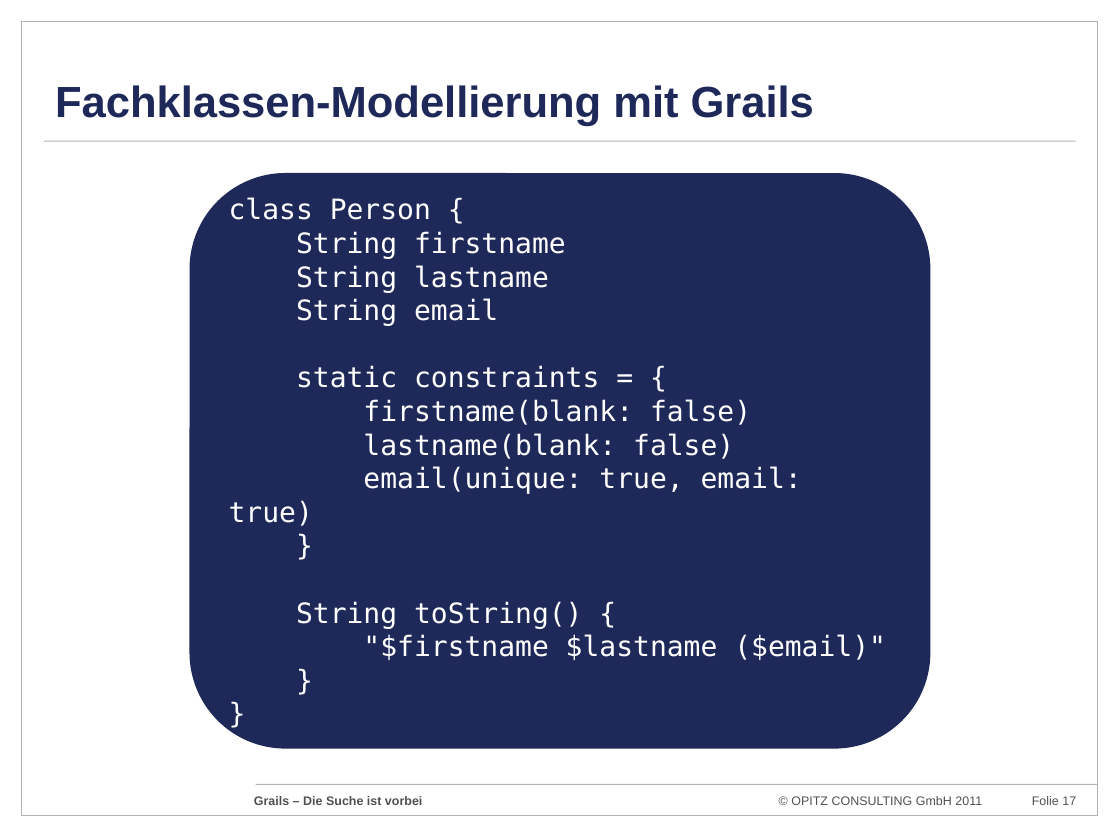
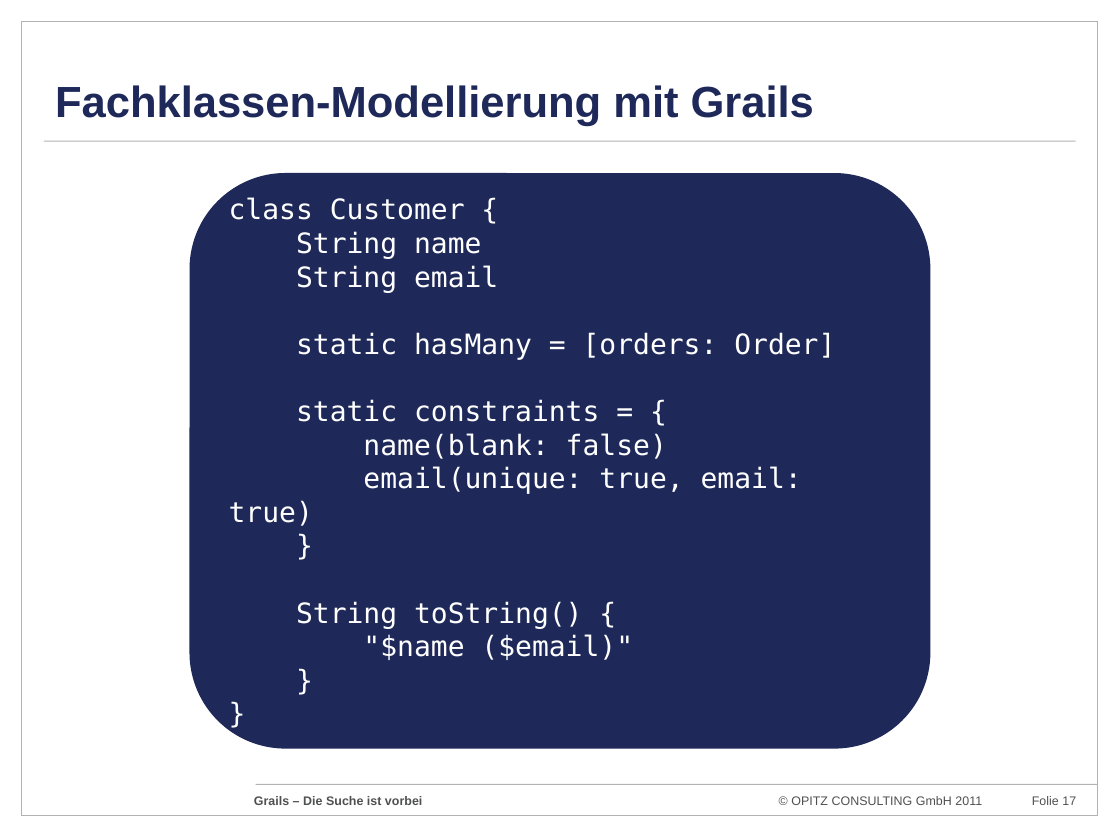
Before and after one commit to codescape/presentations, a slide deck: slide 17 of grails-die-suche-ist-vorbei/grails-doagkonferenz-2011.pptx. Drawn at 1120x840 pixels with LibreOffice and Linux fonts; fonts in the diff are those of the drawing; background and template pictures are left out. Boxes give left, top, right and bottom in pixels: in the first picture for what was removed or moved away, otherwise in the second. Text is boxed around its words. In the diff, an @@ line names an element or a change of style, - is before the commit and + after.

Commit message:
updated slides

```diff
--- a/grails-die-suche-ist-vorbei/grails-doagkonferenz-2011.pptx
+++ b/grails-die-suche-ist-vorbei/grails-doagkonferenz-2011.pptx
@@ text in rounded rectangle at <box>229,197,481,259</box>: text changed @@
-class Person {
-String firstname
-String lastname
+class Customer {
+String name
@@ text in rounded rectangle at <box>296,332,835,360</box>: paragraph added @@
+static hasMany = [orders: Order]
@@ text in rounded rectangle at <box>363,433,667,459</box>: text changed @@
-firstname(blank: false)
-lastname(blank: false)
+name(blank: false)
@@ text in rounded rectangle at <box>363,634,633,660</box>: text changed @@
-"$firstname $lastname ($email)"
+"$name ($email)"
```
Also in this commit, not shown: 1 other slide changed.
